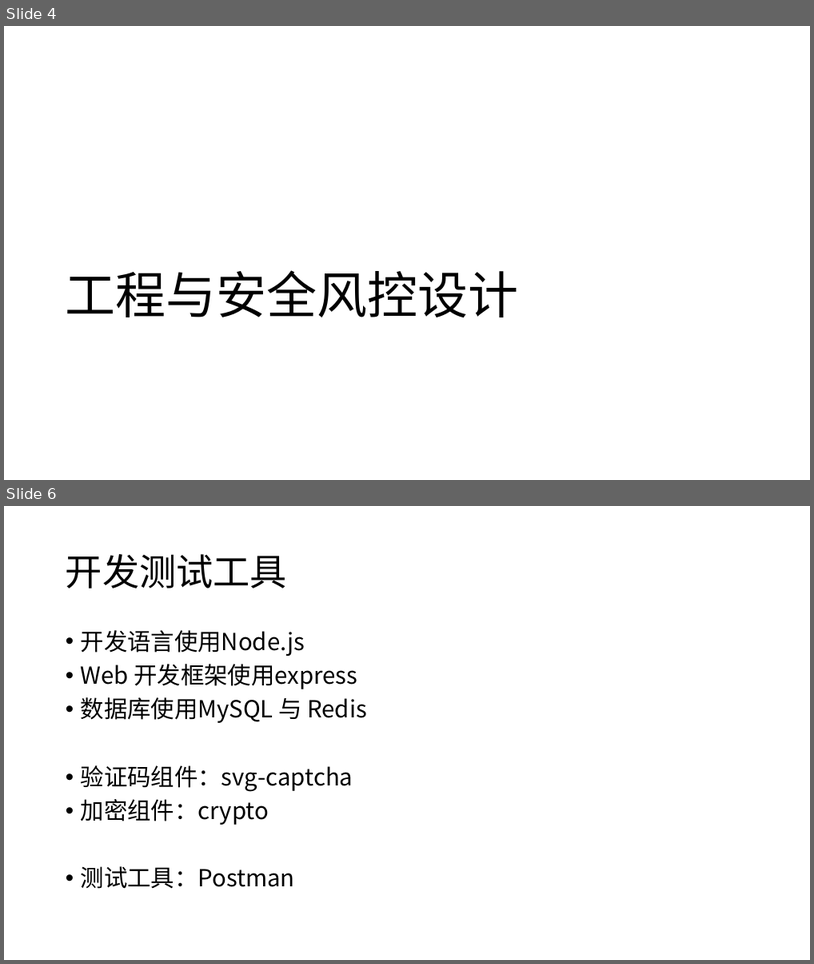
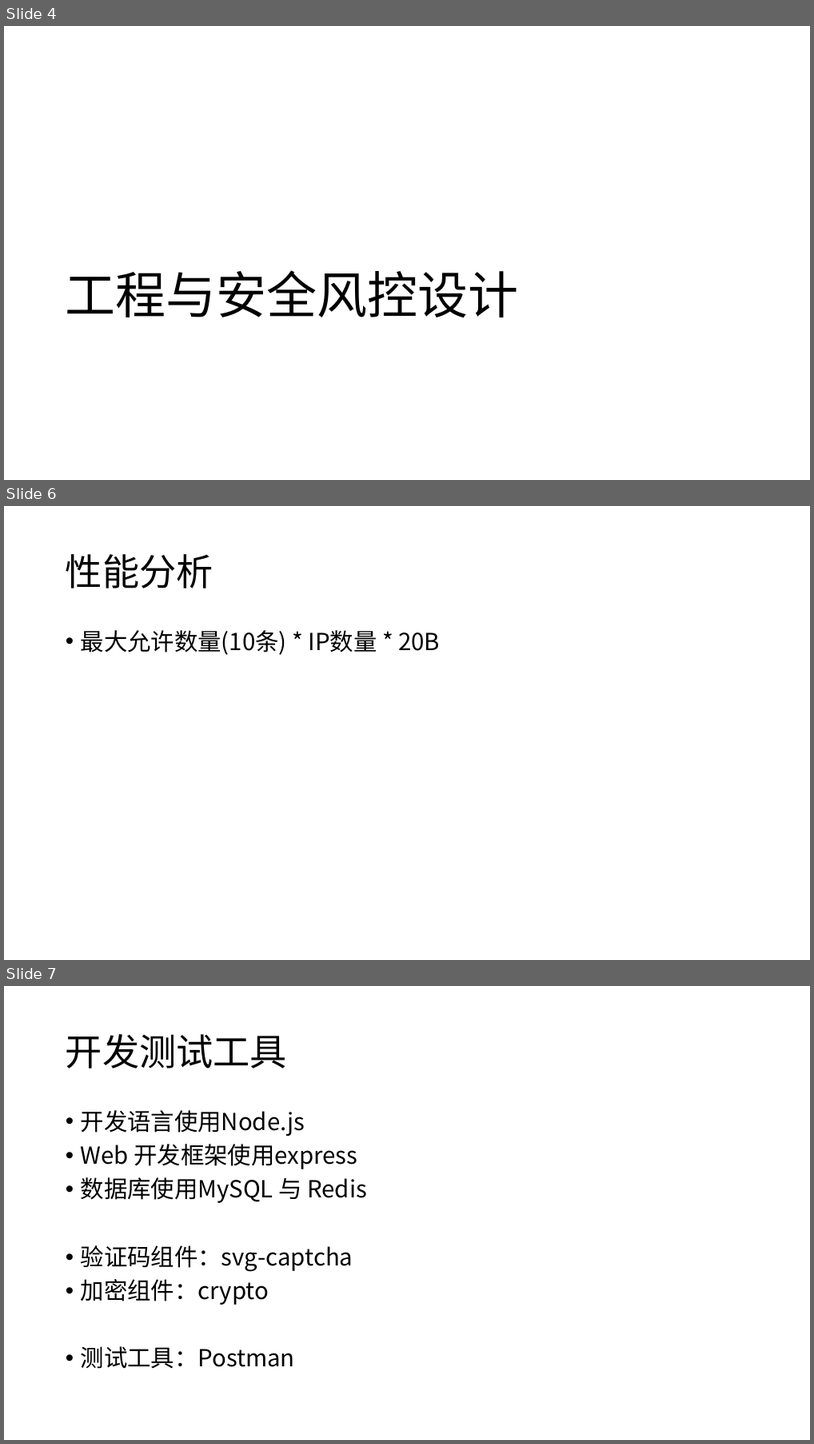
Before and after one commit to JLU-bytedance-backend/JLU-bytedance-backend-techtrainingcamp-security-9, a slide deck: techtrainingcamp-security-9-ppt.pptx. Shown one above the other, each under a label of ours: slides 4 and 6 before the commit, slides 4, 6 and 7 after it; the slides between them are not shown. The pictures are 814x964 and 814x1444 pixels, drawn with LibreOffice and Linux fonts; fonts in the diff are those of the drawing. Boxes give left, top, right and bottom in pixels: in the first picture for what was removed or moved away, otherwise in the second. Text is boxed around its words. In the diff, an @@ line names an element or a change of style, - is before the commit and + after.

```diff
--- a/techtrainingcamp-security-9-ppt.pptx
+++ b/techtrainingcamp-security-9-ppt.pptx
@@ slide 6 added at (4, 506, 810, 960), background #FFFFFF @@
@@ title added at (66, 554, 214, 588), 44 pt, text #000000 @@
+性能分析
@@ text added at (81, 630, 440, 655), 28 pt, text #000000 @@
+• 最大允许数量(10条) * IP数量 * 20B
@@ what was slide 6 is now slide 7 @@
```
Also in this commit, not shown: 1 other slide added, 1 slide removed, 6 other files.
